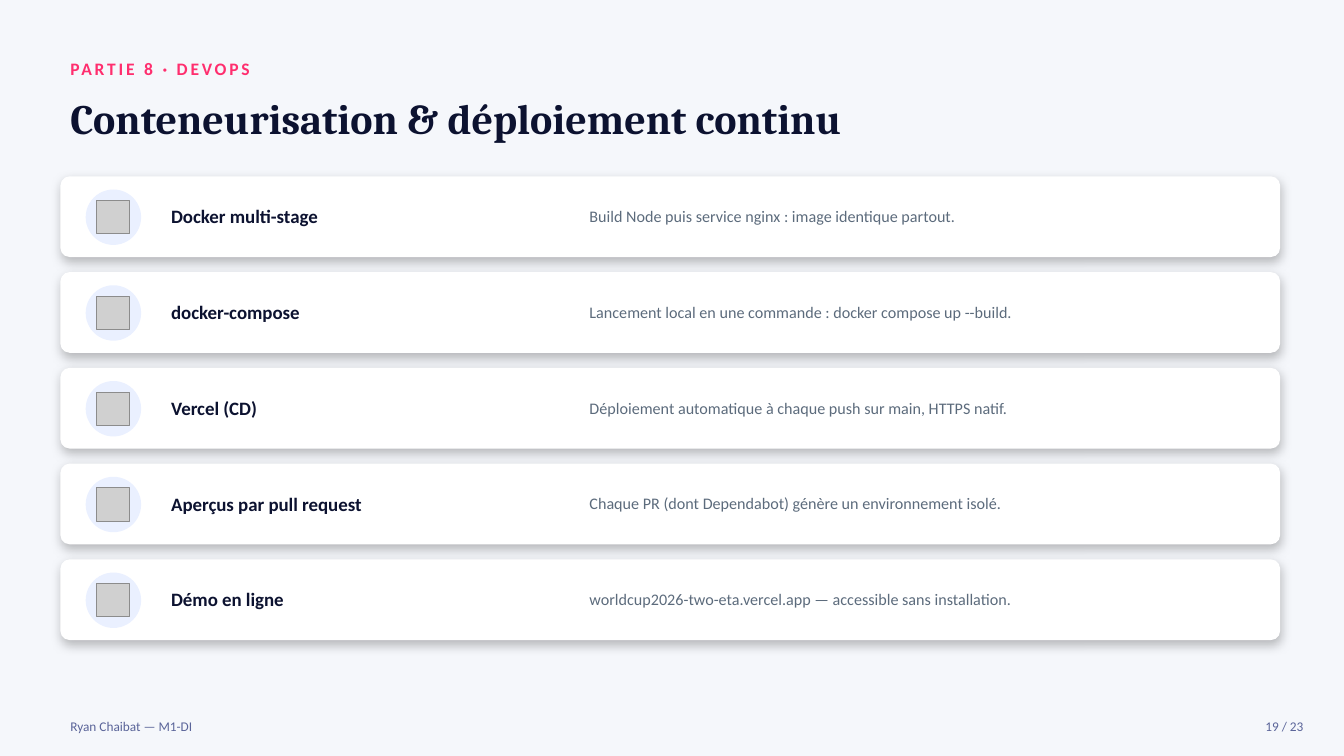
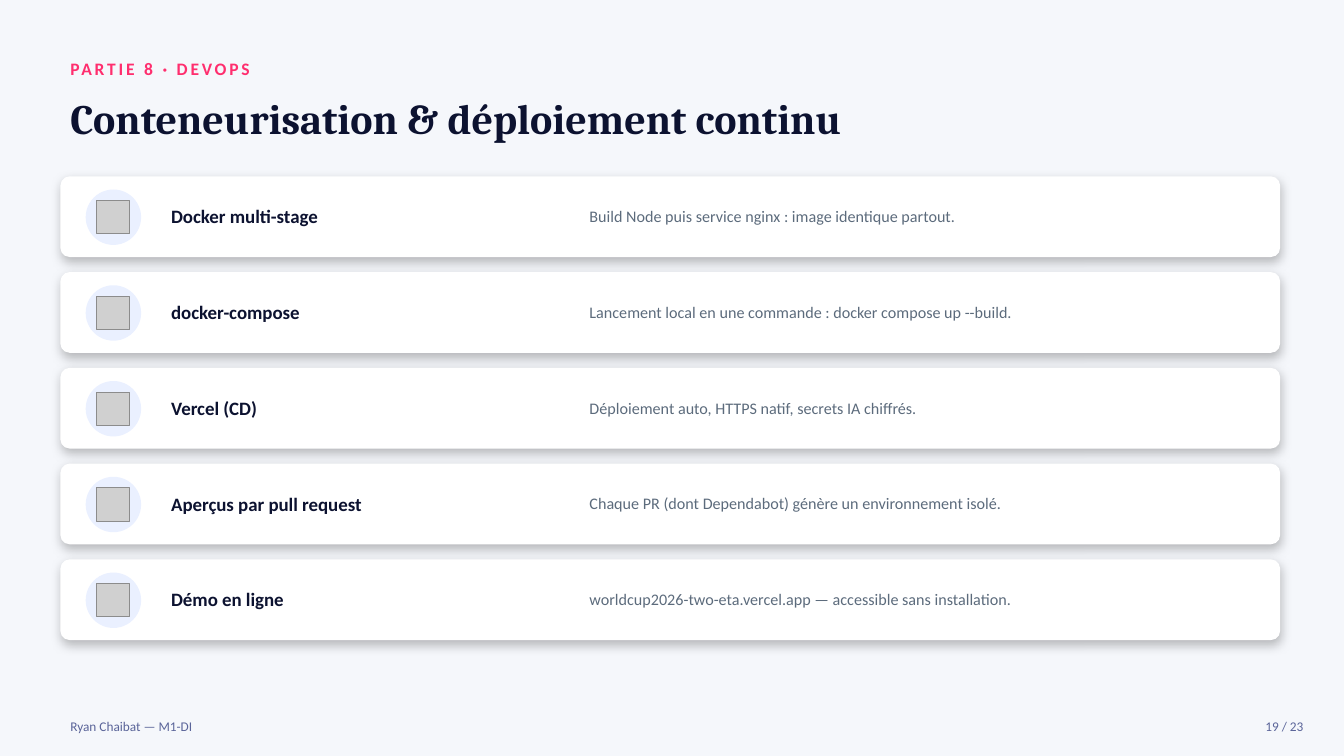
Before and after one commit to SkG-95/Worldcup2026, a slide deck: slide 19 of Document/Soutenance_Ryan_CHAIBAT.pptx. Drawn at 1344x756 pixels with LibreOffice and Linux fonts; fonts in the diff are those of the drawing; grey boxes stand for pictures. Boxes give left, top, right and bottom in pixels: in the first picture for what was removed or moved away, otherwise in the second. Text is boxed around its words. In the diff, an @@ line names an element or a change of style, - is before the commit and + after.

```diff
--- a/Document/Soutenance_Ryan_CHAIBAT.pptx
+++ b/Document/Soutenance_Ryan_CHAIBAT.pptx
@@ text at bbox=[589, 403, 916, 417]: text changed @@
-Déploiement automatique à chaque push sur main, HTTPS natif.
+Déploiement auto, HTTPS natif, secrets IA chiffrés.
```
Also in this commit, not shown: 2 other slides changed, 3 other files.
